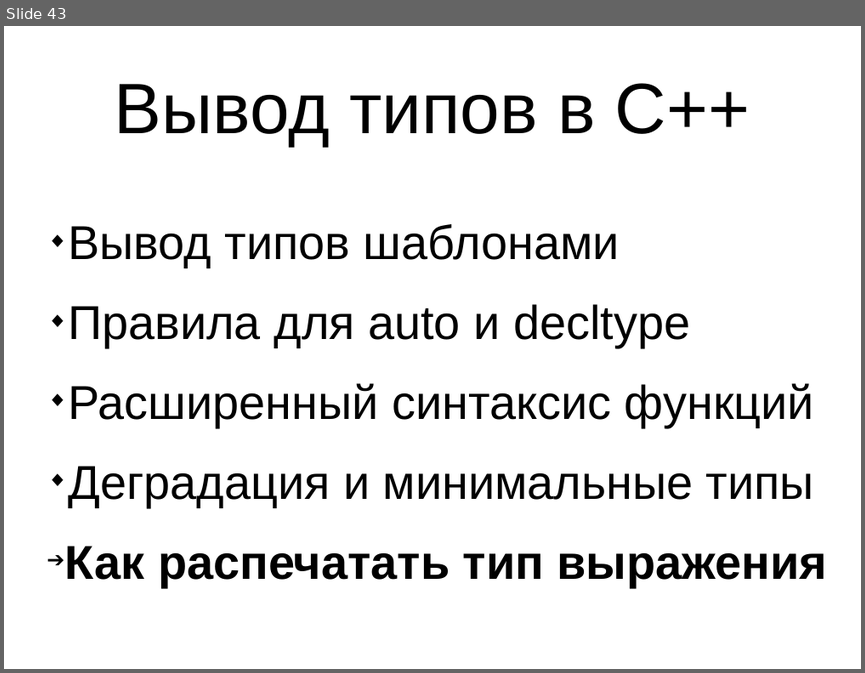
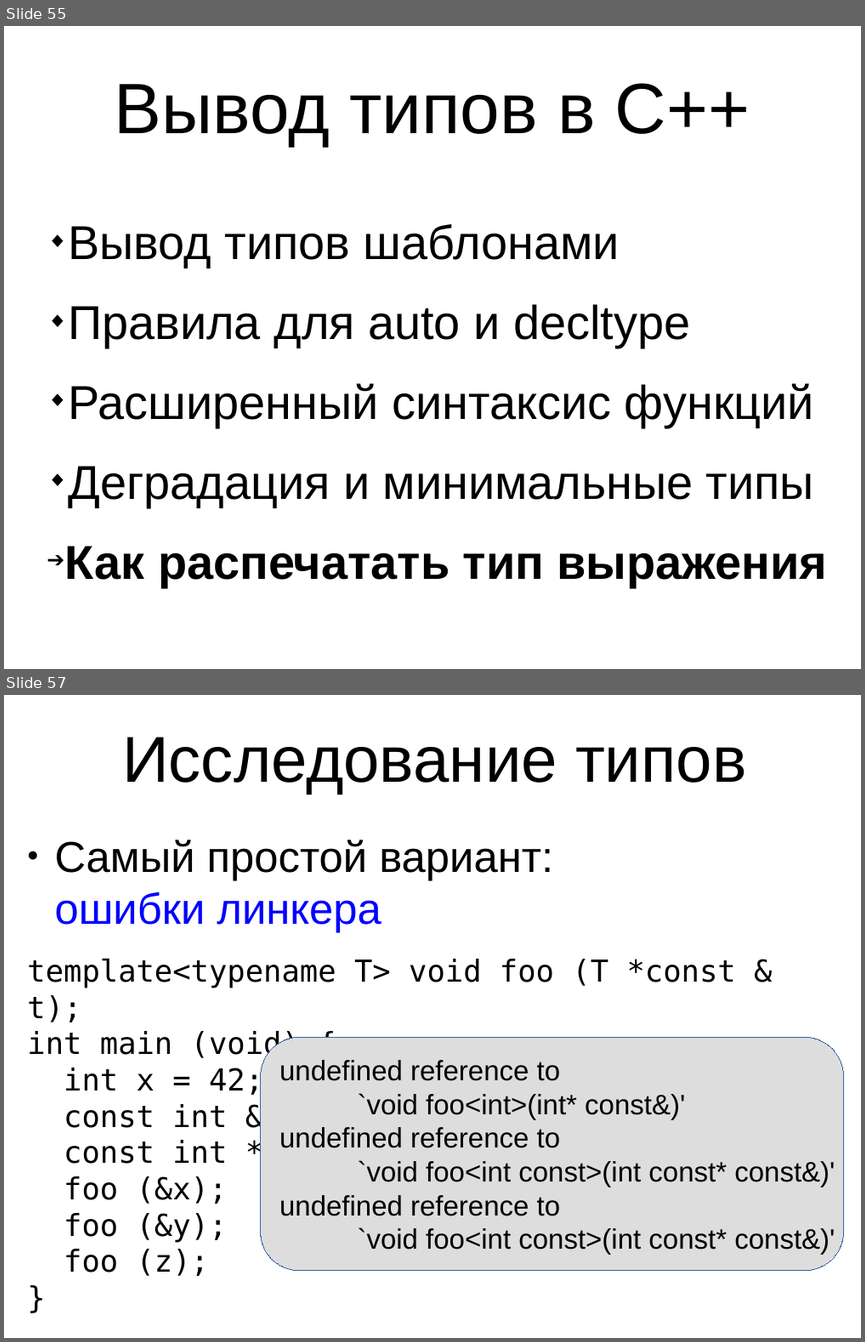
Before and after one commit to MIPT-ILab/cpp-lects-rus, a slide deck: slides/lec1-6-inference.odp. Shown one above the other, each under a label of ours: slide 43 before the commit, slides 55 and 57 after it; the slides between them are not shown. The pictures are 865x673 and 865x1342 pixels, drawn with LibreOffice and Linux fonts; fonts in the diff are those of the drawing. Boxes give left, top, right and bottom in pixels: in the first picture for what was removed or moved away, otherwise in the second. Text is boxed around its words. In the diff, an @@ line names an element or a change of style, - is before the commit and + after.

```diff
--- a/slides/lec1-6-inference.odp
+++ b/slides/lec1-6-inference.odp
@@ slide 57 added at [4,695,861,1338], background #FFFFFF @@
@@ title added at [122,737,746,794], 60 pt, text #000000 @@
+Исследование типов
@@ text added at [55,839,553,932], 40 pt, text #000000 @@
+● Самый простой вариант:
+  ошибки линкера
@@ text added at [27,958,736,1276], 28 pt, text #000000 @@
+template<typename T> void foo (T *const & t);
+int main (void) {
+int x = 42;
+const int &y = x;
+const int *z = &x;
+foo (&x);
+foo (&y);
+foo (z);
+}
@@ rounded rectangle added at [261,1037,844,1270], fill #DDDDDD, outline #3465A4 0 pt, 26 pt, text #000000 @@
+undefined reference to
+`void foo<int>(int* const&)'
+undefined reference to
+`void foo<int const>(int const* const&)'
+undefined reference to
+`void foo<int const>(int const* const&)'
@@ what was slide 43 is now slide 55 @@
```
Also in this commit, not shown: 8 slides changed, 23 other slides added, 1 slide removed, 6 other files.
